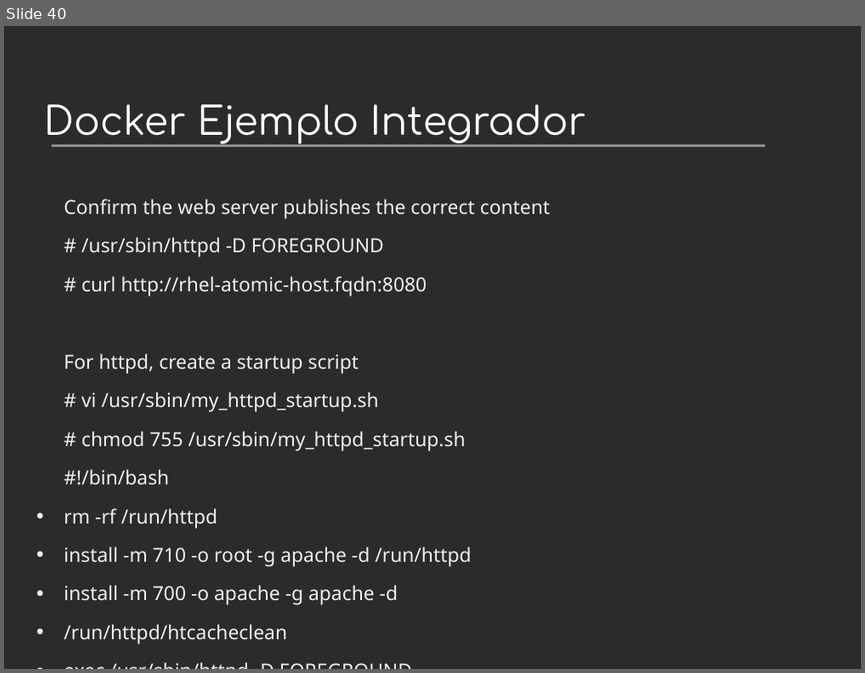
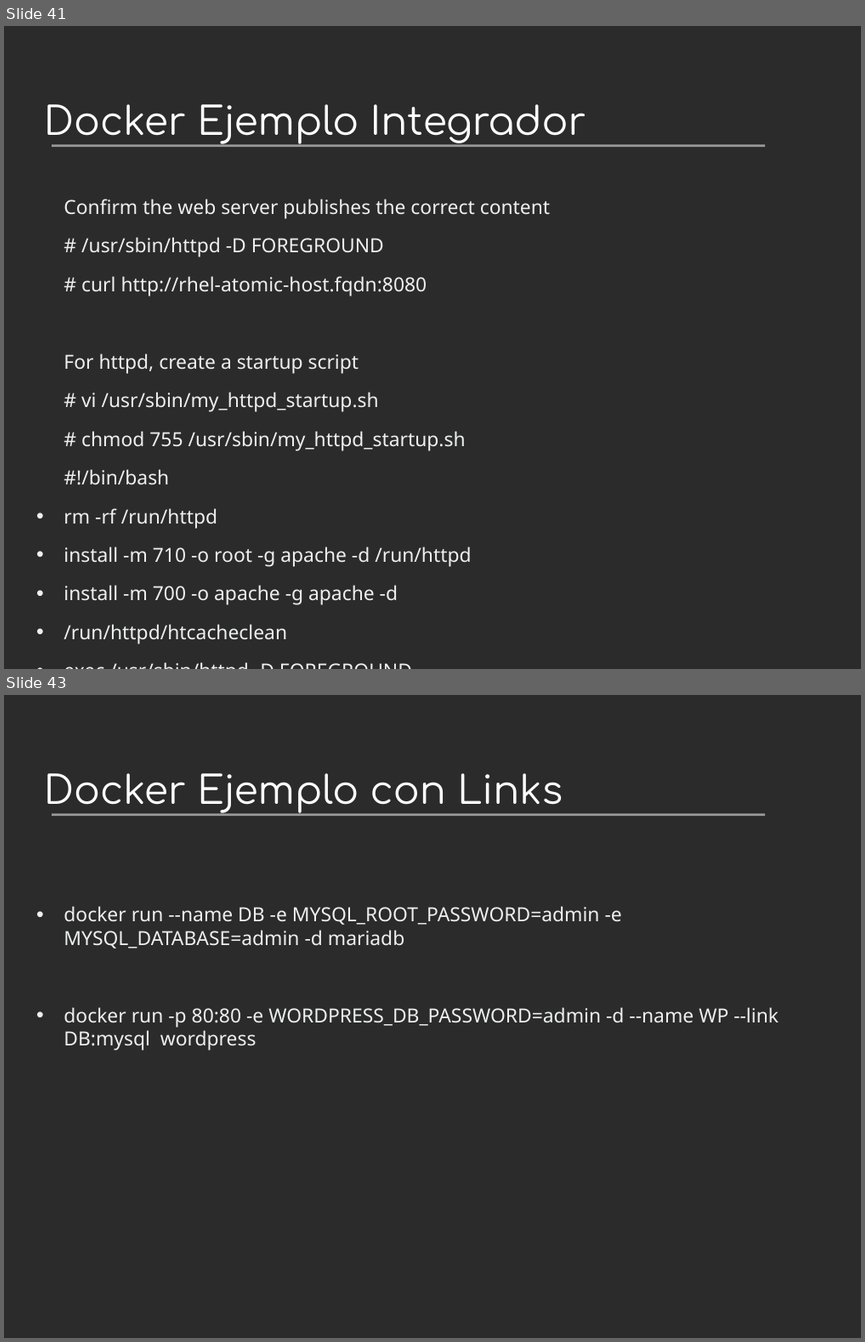
Before and after one commit to villadalmine/arg-fedora, a slide deck: Presentaciones/dataops2015/ProyectoAtomic.odp. Shown one above the other, each under a label of ours: slide 40 before the commit, slides 41 and 43 after it; the slides between them are not shown. The pictures are 865x673 and 865x1342 pixels, drawn with LibreOffice and Linux fonts; fonts in the diff are those of the drawing; background and template pictures are left out; a plain dark background stands for a picture behind light text. Boxes give left, top, right and bottom in pixels: in the first picture for what was removed or moved away, otherwise in the second. Text is boxed around its words. In the diff, an @@ line names an element or a change of style, - is before the commit and + after.

```diff
--- a/Presentaciones/dataops2015/ProyectoAtomic.odp
+++ b/Presentaciones/dataops2015/ProyectoAtomic.odp
@@ slide 43 added at (x1=4, y1=695, x2=861, y2=1338), background picture (left out); not listed: 1 template element that a slide beside it also shows @@
@@ title added at (x1=44, y1=773, x2=562, y2=813), 36 pt, text #FFFFFF @@
+Docker Ejemplo con Links
@@ text added at (x1=64, y1=906, x2=778, y2=1050), 18 pt, text #EEEFF0 @@
+• docker run --name DB -e MYSQL_ROOT_PASSWORD=admin -e MYSQL_DATABASE=admin -d mariadb
+• docker run -p 80:80 -e WORDPRESS_DB_PASSWORD=admin -d --name WP --link DB:mysql wordpress
@@ what was slide 40 is now slide 41 @@
```
Also in this commit, not shown: 1 slide changed, 1 other slide added, 19 other files.
